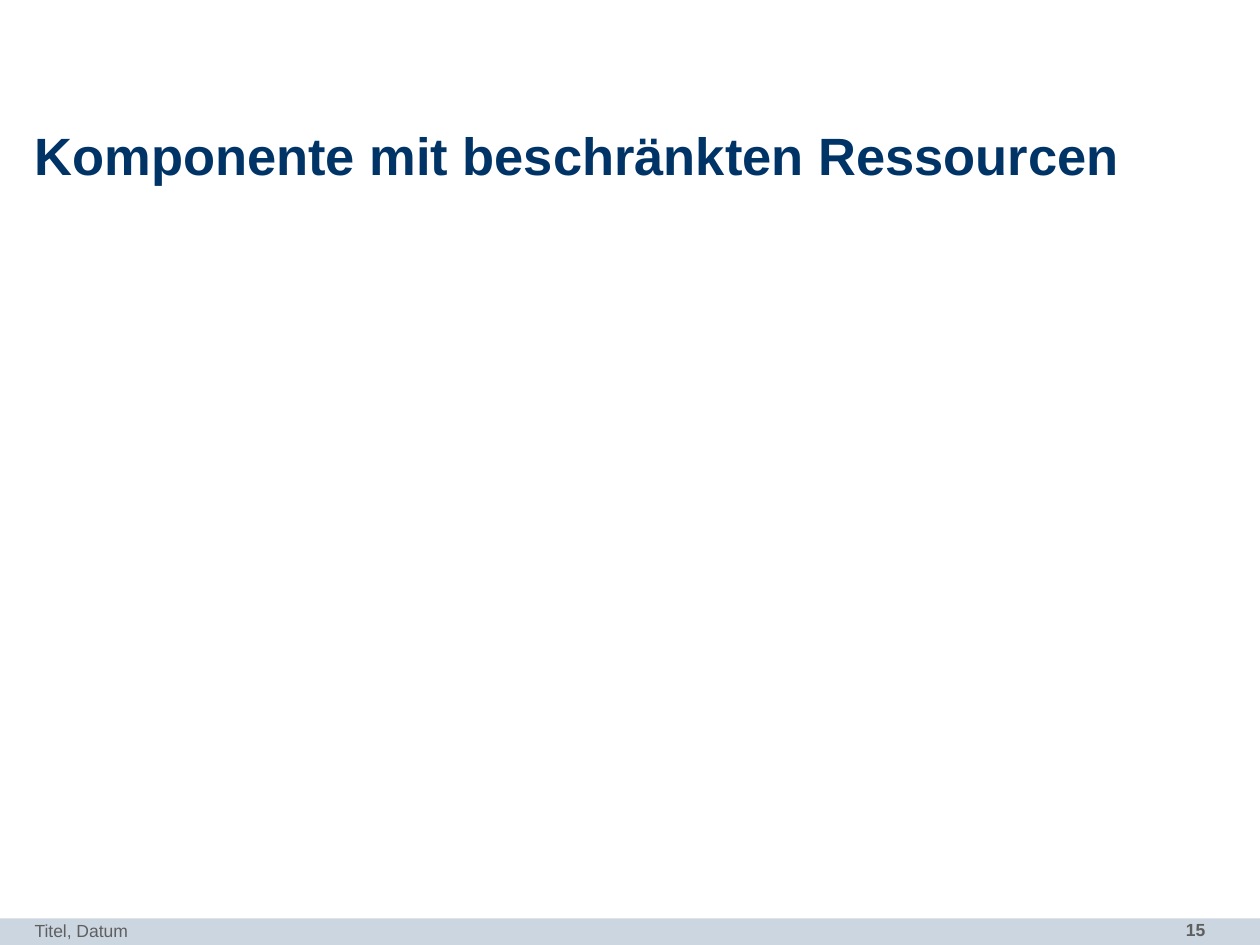
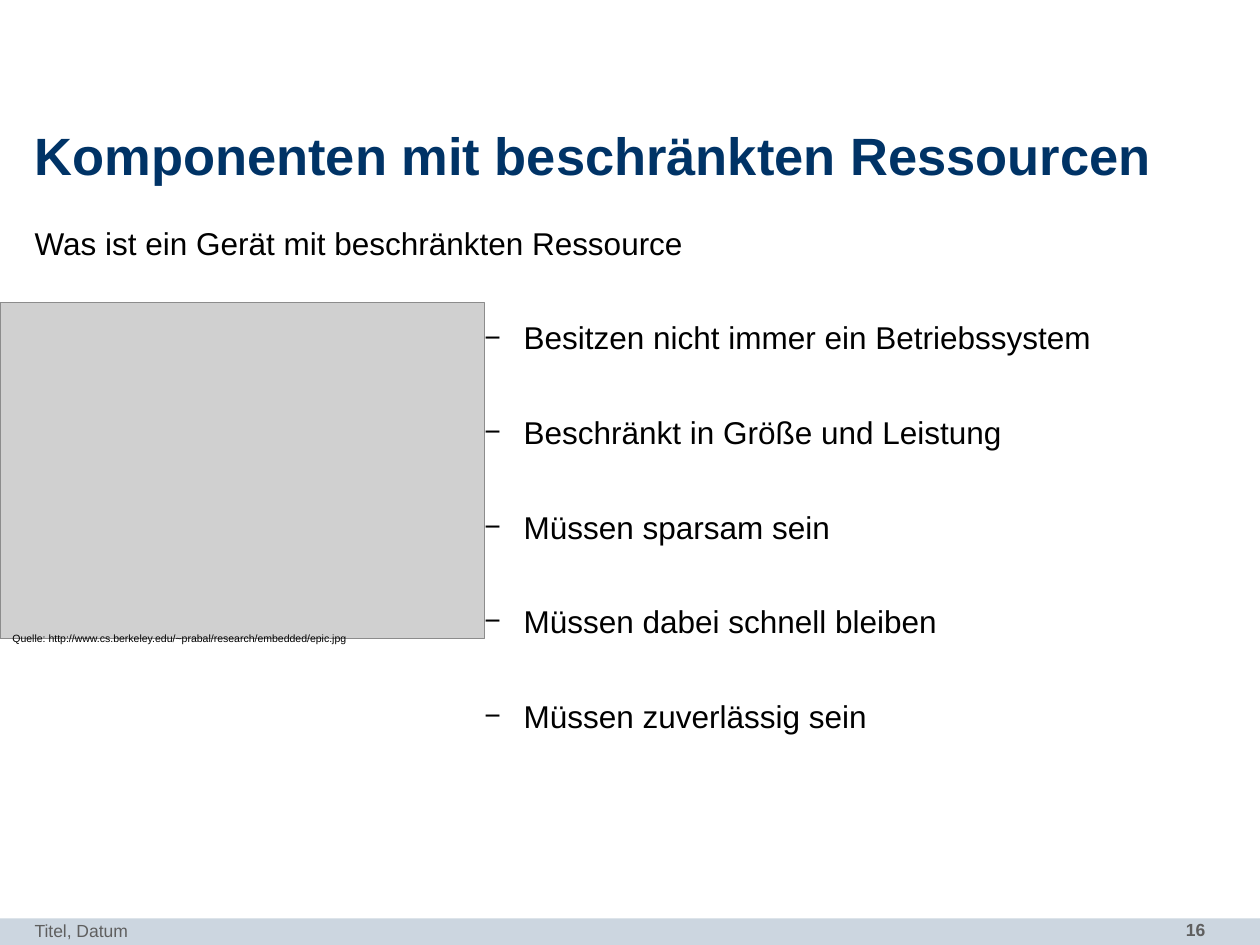
Before and after one commit to bennySwiers/Ausarbeitung-Seminar-TI, a slide deck: slide 16 of SEMINAR-IT-SICHERHEIT/itsec.pptx (slide 15 before the commit). Drawn at 1260x945 pixels with LibreOffice and Linux fonts; fonts in the diff are those of the drawing; grey boxes stand for pictures; background and template pictures are left out. Boxes give left, top, right and bottom in pixels: in the first picture for what was removed or moved away, otherwise in the second. Text is boxed around its words. In the diff, an @@ line names an element or a change of style, - is before the commit and + after.

```diff
--- a/SEMINAR-IT-SICHERHEIT/itsec.pptx
+++ b/SEMINAR-IT-SICHERHEIT/itsec.pptx
@@ title at (x1=35, y1=137, x2=1150, y2=186): text changed @@
-Komponente mit beschränkten Ressourcen
+Komponenten mit beschränkten Ressourcen
@@ text added at (x1=35, y1=232, x2=1090, y2=734), 18 pt, text #000000 @@
+Was ist ein Gerät mit beschränkten Ressource
+                − Besitzen nicht immer ein Betriebssystem
+                − Beschränkt in Größe und Leistung
+                − Müssen sparsam sein
+                − Müssen dabei schnell bleiben
+                − Müssen zuverlässig sein
@@ picture added at (x1=0, y1=302, x2=485, y2=639) @@
@@ text added at (x1=12, y1=634, x2=347, y2=645), 6 pt, text #000000 @@
+Quelle: http://www.cs.berkeley.edu/~prabal/research/embedded/epic.jpg
```
Also in this commit, not shown: 2 other slides changed, 8 slides added.
